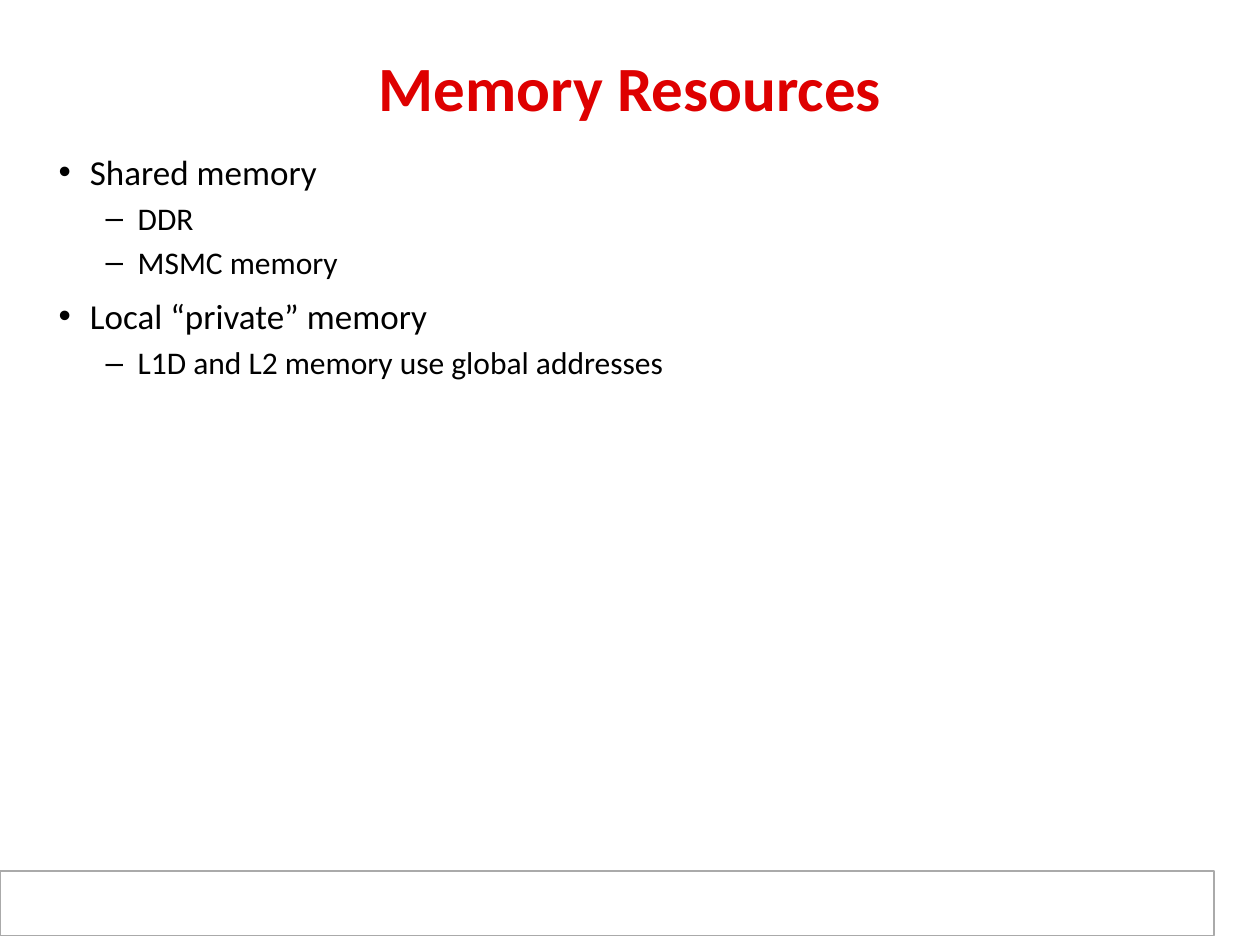
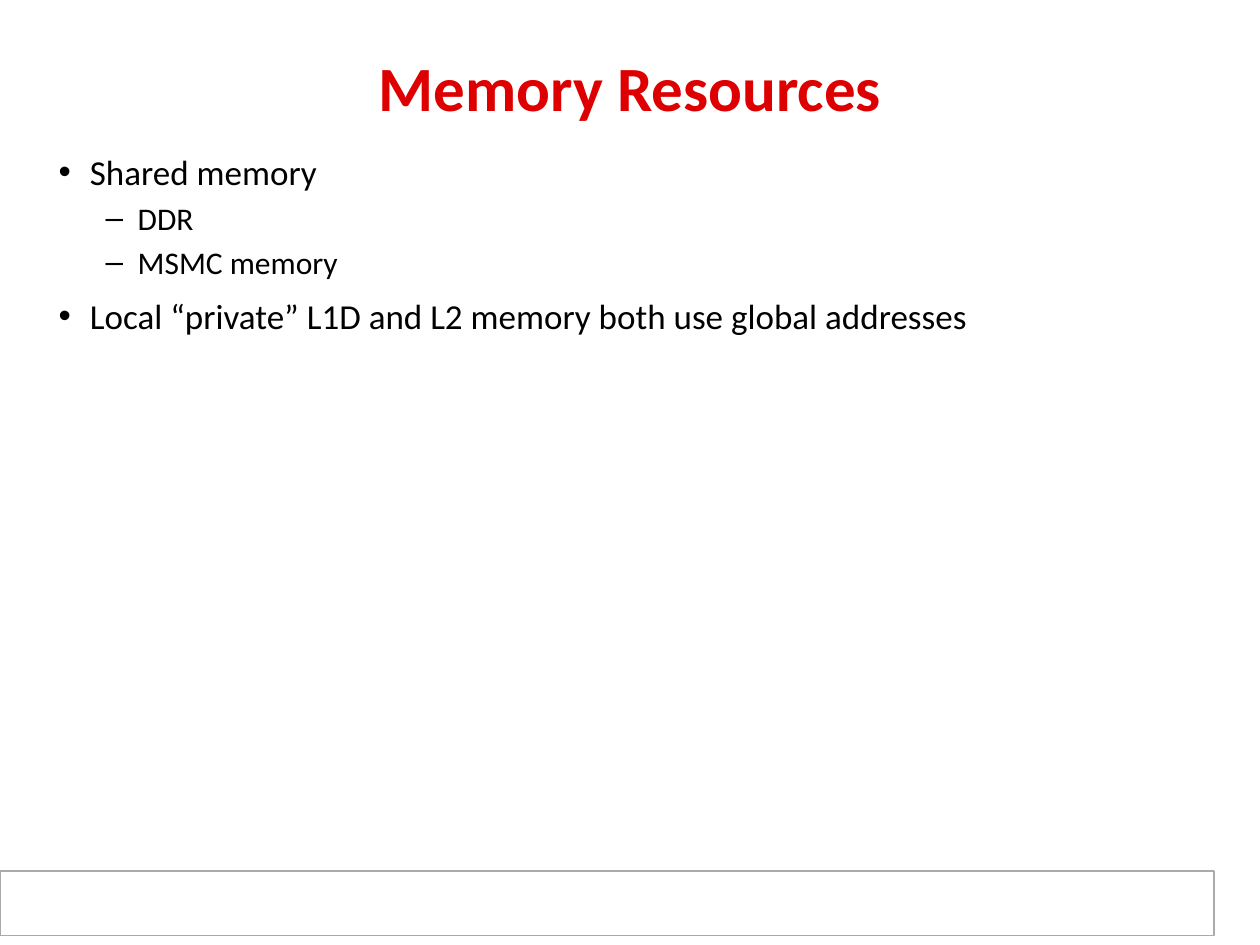
Before and after one commit to hari1989/keystone-workshop, a slide deck: slide 4 of preliminary/ipcForTI_RTOS_Internal.pptx. Drawn at 1260x945 pixels with LibreOffice and Linux fonts; fonts in the diff are those of the drawing; background and template pictures are left out. Boxes give left, top, right and bottom in pixels: in the first picture for what was removed or moved away, otherwise in the second. Text is boxed around its words. In the diff, an @@ line names an element or a change of style, - is before the commit and + after.

```diff
--- a/preliminary/ipcForTI_RTOS_Internal.pptx
+++ b/preliminary/ipcForTI_RTOS_Internal.pptx
@@ text at (x1=90, y1=304, x2=966, y2=335): text changed; size 18 to 20 pt @@
-• Local “private” memory
-  – L1D and L2 memory use global addresses
+• Local “private” L1D and L2 memory both use global addresses
```
Also in this commit, not shown: 18 other slides changed, 1 slide removed.
